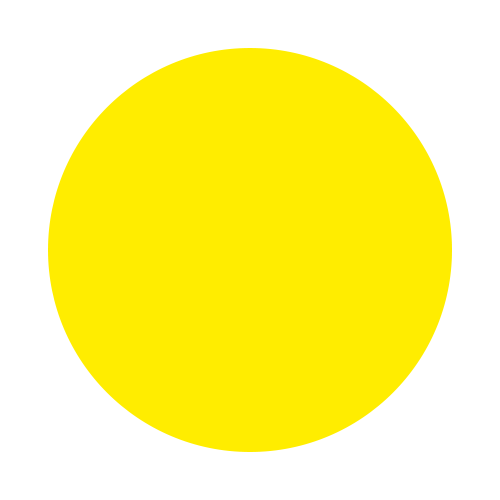
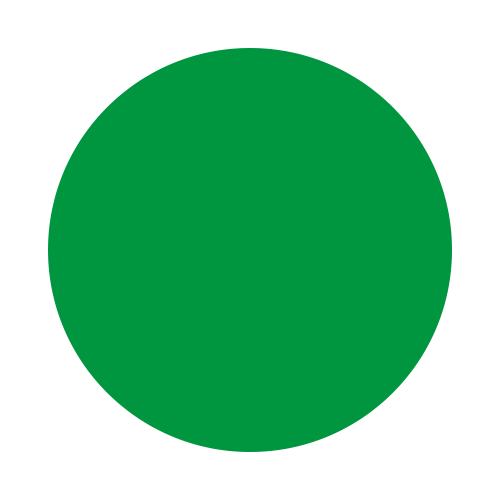
Before/after of a 500×500 layered artwork. What changed in the layer stack:
painted on "Ellipse 1" over [48, 48, 452, 452]
